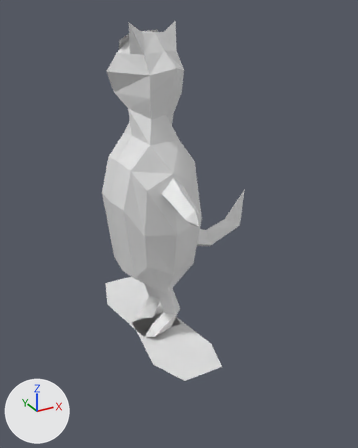
Two versions of the Blender file blend_files/SkateboardCat.blend, one commit apart.
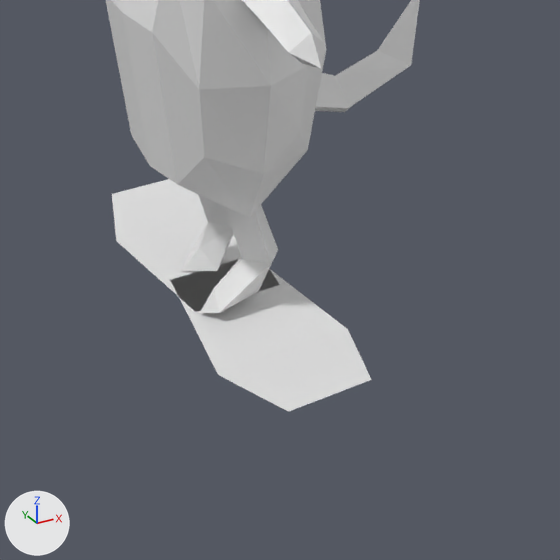
Old and new are each drawn whole from a 50 mm lens placed at (-1.29, -2.68, 2.08), pointed at (0.08, -0.19, 0.84) and again close up on the part from 15% to 86% of the width and 44% to 100% of the height. Every picture has the same lights, and +X, +Y and +Z are marked at lower left.

Before the edit, the objects in view are built like this:
```python
me_cube = bpy.data.meshes.new('Cube')
me_cube.from_pydata(...)  # 10 vertices, 8 faces; spans x -0.135..0.905, y -0.302..0.302, z -0.022..0.069
me_cube_001 = bpy.data.meshes.new('Cube.001')
me_cube_001.from_pydata(...)  # 159 vertices, 157 faces; spans x -0.76..0.79, y -0.41..1.0, z -1.14..1.63
ob_skateboard = bpy.data.objects.new('Skateboard', me_cube)
ob_skateboard.location = (0.0, 0.0, -0.011)
ob_skateboard.rotation_euler = (0.0, 0.0, -1.571)  # degrees (0, 0, -90)
ob_skateboard.scale = (0.719, 0.719, 0.719)
_m = ob_skateboard.modifiers.new('Mirror', 'MIRROR')
ob_skateboardcat = bpy.data.objects.new('SkateboardCat', me_cube_001)
ob_skateboardcat.location = (0.0, 0.0, 0.833)
ob_skateboardcat.rotation_euler = (0.0, 0.0, -1.571)  # degrees (0, 0, -90)
ob_skateboardcat.scale = (0.719, 0.719, 0.719)
```
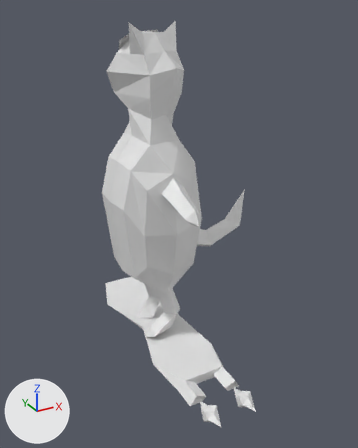
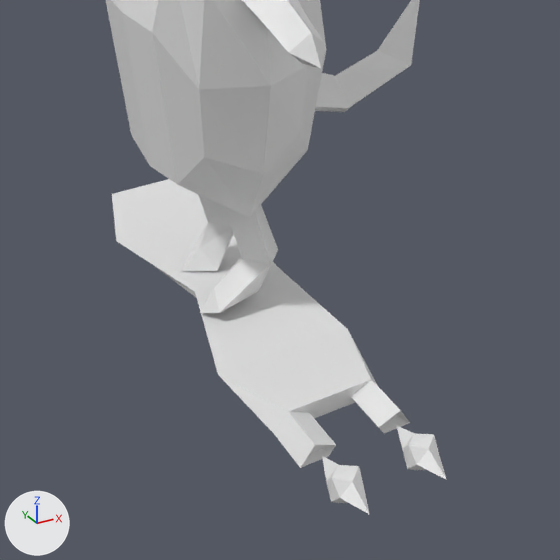
Boxes (x1, y1, x2, y2) around the edits, measured in the close-ups (560 x 560 px):
'Skateboard', reshaped, modifiers changed (15% wider, 24% taller): before (112, 179, 372, 412); after (112, 179, 410, 468)
'Fire', added: after (322, 425, 447, 514)
part 1 of me_cube, built on: before (117, 240, 347, 375); after (116, 240, 410, 468)

What changed in the scene script:
```text
Change me_cube:
    used by ob_skateboard; location = (0.0, 0.0, -0.011); rotation_euler = (0.0, 0.0, -1.571), in degrees (0, 0, -90); scale = (0.719, 0.719, 0.719)
    remove me_cube.from_pydata(...)  # 10 vertices, 8 faces; spans x -0.135..0.905, y -0.302..0.302, z -0.022..0.069
    add me_cube.from_pydata(...)  # 37 vertices, 36 faces; spans x -0.905..1.101, y -0.302..0.302, z -0.022..0.069
    me_cube part 1
    2 faces are deleted
    6 vertices move from x -0.135..0.548, y -0.24..0.24, z -0.022..0.028 to x 0.0..0.896, y -0.24..0.266, z -0.022..0.028
    27 vertices are added at x -0.905..1.101, y -0.302..0.302, z -0.022..0.069
    30 new faces join them
Add me_cube_002:
    me_cube_002.from_pydata([(-0.116, -0.0732, 0.0), (-0.116, 0.0732, 0.0), (-0.1516, 0.0209, 0.0), (-0.1562, 0.0, 0.0402), (-0.1516, -0.0209, 0.0), (-0.116, -0.0209, 0.0357), (-0.0757, 0.0, 0.0402), (-0.116, 0.0209, 0.0357), (-0.116, -0.0209, -0.0357), (-0.1562, 0.0, -0.0402), (-0.116, 0.0209, -0.0357), (-0.0803, 0.0209, 0.0), (-0.0757, 0.0, -0.0402), (-0.0803, -0.0209, 0.0)], [], [(2, 7, 1), (8, 13, 0), (4, 8, 0), (13, 5, 0), (1, 7, 11), (11, 7, 6, 12), (12, 6, 5, 13), (1, 10, 2), (2, 10, 9, 3), (3, 9, 8, 4), (1, 11, 10), (10, 11, 12, 9), (9, 12, 13, 8), (0, 5, 4), (4, 5, 6, 3), (3, 6, 7, 2)])
Change ob_skateboard:
    remove _m = ob_skateboard.modifiers.new('Mirror', 'MIRROR')
Add ob_fire:
    ob_fire = bpy.data.objects.new('Fire', me_cube_002)
    ob_fire.location = (0.0, -0.91, 0.0)
    ob_fire.scale = (1.0, 1.54, 1.0)
    _m = ob_fire.modifiers.new('Mirror', 'MIRROR')
```
